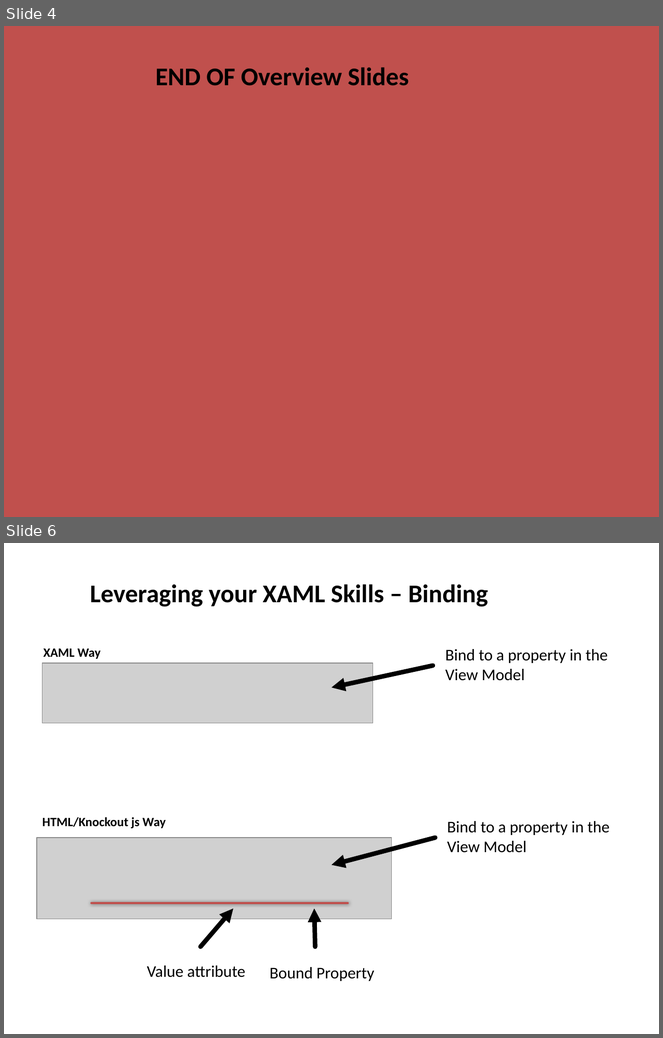
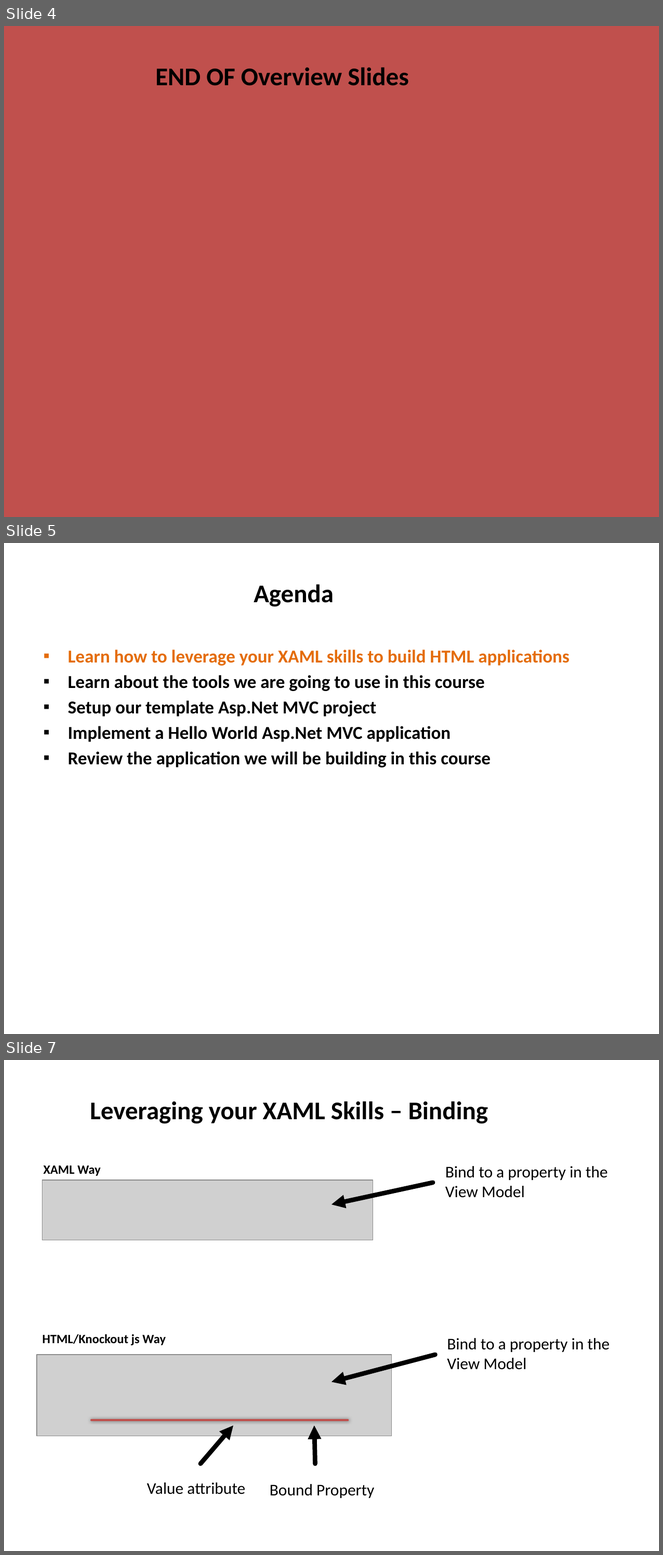
Before and after one commit to derikwhittaker/Pluarsight.XamlToHtml, a slide deck: Modules/01.GettingStarted/GettingStarted.Slides.pptx. Shown one above the other, each under a label of ours: slides 4 and 6 before the commit, slides 4, 5 and 7 after it; the slides between them are not shown. The pictures are 663x1038 and 663x1555 pixels, drawn with LibreOffice and Linux fonts; fonts in the diff are those of the drawing; grey boxes stand for pictures. Boxes give left, top, right and bottom in pixels: in the first picture for what was removed or moved away, otherwise in the second. Text is boxed around its words. In the diff, an @@ line names an element or a change of style, - is before the commit and + after.

```diff
--- a/Modules/01.GettingStarted/GettingStarted.Slides.pptx
+++ b/Modules/01.GettingStarted/GettingStarted.Slides.pptx
@@ slide 5 added at (x1=4, y1=543, x2=659, y2=1034), background #FFFFFF @@
@@ title added at (x1=254, y1=584, x2=334, y2=607), 28 pt, text #000000, bold @@
+Agenda
@@ text added at (x1=68, y1=650, x2=570, y2=768), 20 pt, text #000000, bold @@
+▪ Learn how to leverage your XAML skills to build HTML applications
+▪ Learn about the tools we are going to use in this course
+▪ Setup our template Asp.Net MVC project
+▪ Implement a Hello World Asp.Net MVC application
+▪ Review the application we will be building in this course
@@ what was slide 6 is now slide 7 @@
```
Also in this commit, not shown: 1 slide changed, 1 other file.
